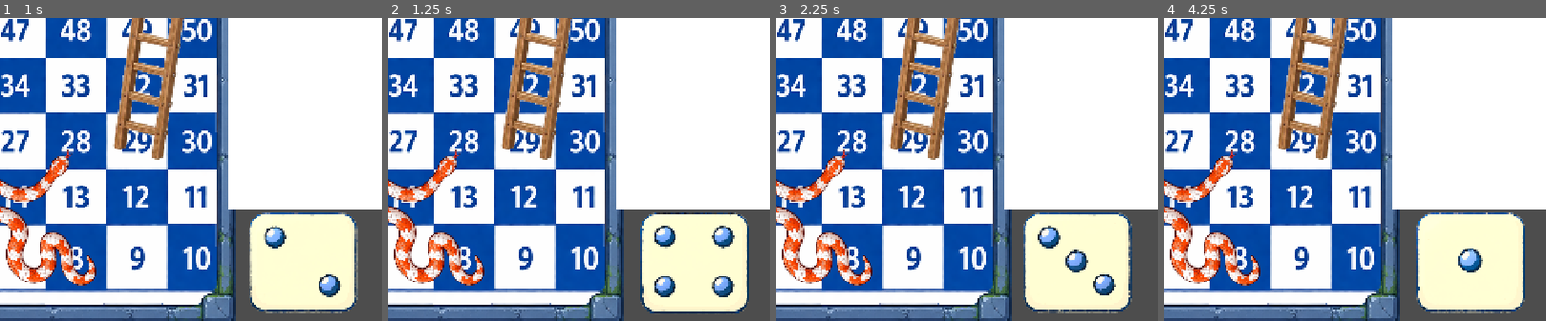
Above: before the commit, frames 1-4 (left to right).
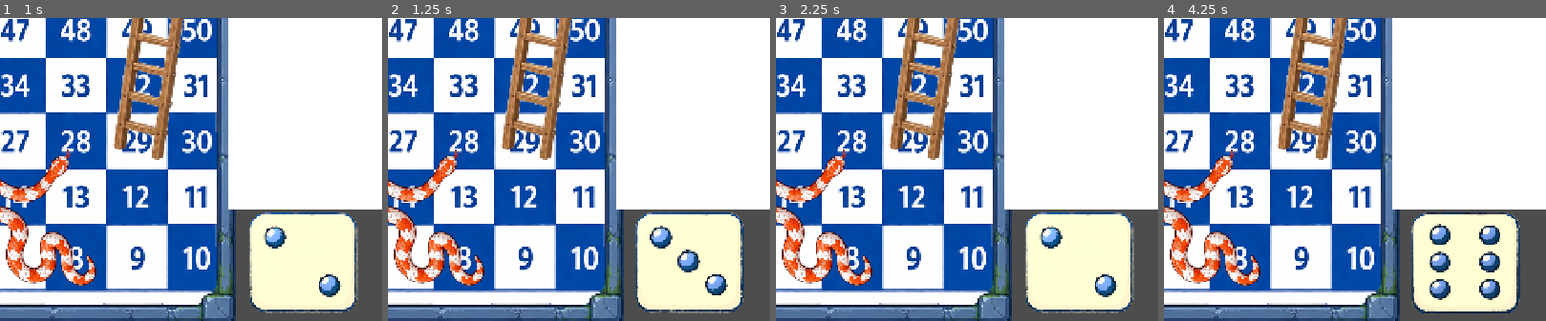
Above: after the commit, the same moments.

Repository: abody2k/snake-and-the-ladder
Game: Godot game, scene res://scenes/main.tscn
Same seed, same stepped clock (60 frames per second), same inputs: the game is played once before the commit and once after it.
Inputs (mouse positions are % of the whole screen's width and height, from its top left):
- Up to frame 1 (1 s): tap Enter at 0.5 s; move the mouse to (90, 90) at 0.52 s; tap Space (playing) at 0.6 s; click (90, 90) at 0.67 s
- Up to frame 2 (1.25 s): no input
- Up to frame 3 (2.25 s): move the mouse to (30, 55) at 1.27 s; tap Space (playing) at 1.35, 2.1 s; click (30, 55) at 1.42 s; move the mouse to (60, 28) at 2.02 s; click (60, 28) at 2.17 s
- Up to frame 4 (4.25 s): move the mouse to (45, 70) at 2.77 s; tap Space (playing) at 2.85, 3.6 s; click (45, 70) at 2.92 s; move the mouse to (80, 65) at 3.52 s; click (80, 65) at 3.67 s
The pictures show only the part of the screen within x 50-100%, y 50-100%; the shares and areas given below are measured in that part.

Frame 1 is identical in both runs. In frame 2, 3.5% of the frame differs, in the area x 64-95%, y 64-98%; in frame 3, 1.7%; in frame 4, 3.9%.
Error before the commit: Invalid call. Nonexistent function 'play' in base 'Nil'. (res://scripts/main.gd:115)
Error after the commit: Invalid call. Nonexistent function 'play' in base 'Nil'. (res://scripts/main.gd:116)

Commit message:
Updated the single player game mode

Diff:
--- a/game/scripts/main.gd
+++ b/game/scripts/main.gd
@@ -4,6 +4,9 @@
 var user_joining_game_ref = JavaScriptBridge.create_callback(user_joining_game)
 var game_updated_ref = JavaScriptBridge.create_callback(game_updated)
 var init_game_ref = JavaScriptBridge.create_callback(init_data)
+var play_ref = JavaScriptBridge.create_callback(single_player_played)
+
+
 var my_turn = false
 var my_ID = "x"
 var room_id = "x"
@@ -18,6 +21,7 @@
 var my_piece
 
 func init_data(args):
+	piece_manager = $pieces
 	print("INITALIZED ALL DATA with this : ")
 	var real_data = JSON.parse_string(args[0])
 	print(real_data)
@@ -48,15 +52,12 @@
 		window_js.userJoined = user_joining_game_ref
 		window_js.gameUpdated = game_updated_ref
 		window_js.init = init_game_ref
+		window_js.played = play_ref
 
 
-func _process(delta):
-
-	if Input.is_action_just_pressed("playing"):
-		play()
 
 
-var piece_manager
+var piece_manager : Node2D
 
 
 
@@ -112,26 +113,9 @@
 	$dice.play("moving")
 					#plyrPos: arr,
 				#pcPos: pcArr
-	var raw_data = window_js.play(room_id)
-
-	if playing_against_AI:
-		var data = JSON.parse_string(raw_data)
-		get_tree().call_group("pieces","queue_free")
-		var ai_piece = PIECE.instantiate()
-		var player_piece = PIECE.instantiate()
-		piece_manager.add_child(ai_piece)
-		piece_manager.add_child(player_piece)
+	window_js.play(room_id)
 
 
-		if (data.pcPos as Array).size() ==2:
-			ai_piece.set_pos(data.pcPos[1])
-		else:
-			ai_piece.set_pos(data.pcPos[0])
-
-		if (data.plyrPos as Array).size() ==2:
-			player_piece.set_pos(data.plyrPos[1])
-		else:
-			player_piece.set_pos(data.plyrPos[0])
 
 
 
@@ -147,10 +131,33 @@
 	pass
 
 func _on_dice_clicked(viewport, event, shape_idx):
-	if not my_turn:
+	if not my_turn and not playing_against_AI:
 		return
 
 	if event is InputEventMouseButton:
 		print(event)
-		if (event as InputEventMouseButton).button_index == 1:
+		if (event as InputEventMouseButton).button_index == 1 and (event as InputEventMouseButton).pressed:
 			play()
+
+
+func single_player_played(args):
+
+		var data = JSON.parse_string(args[0])
+
+		get_tree().call_group("pieces","queue_free")
+		var ai_piece = PIECE.instantiate()
+		var player_piece = PIECE.instantiate()
+		piece_manager = $pieces
+		piece_manager.add_child(ai_piece)
+		piece_manager.add_child(player_piece)
+
+
+		if (data.pcPos as Array).size() ==2:
+			ai_piece.set_pos(data.pcPos[1])
+		else:
+			ai_piece.set_pos(data.pcPos[0])
+
+		if (data.plyrPos as Array).size() ==2:
+			player_piece.set_pos(data.plyrPos[1])
+		else:
+			player_piece.set_pos(data.plyrPos[0])
Not shown, changed: .github/workflows/main.yml
Not shown, changed: compose.prod.yaml
Not shown, changed: frontend/snake-and-ladder/src/app.d.ts
Not shown, changed: frontend/snake-and-ladder/src/routes/rooms/[userID]/+page.svelte
Not shown, changed: frontend/snake-and-ladder/src/utils.ts
Not shown, changed: frontend/snake-and-ladder/static/snake-and-the-ladder.html
Not shown, changed: frontend/snake-and-ladder/static/snake-and-the-ladder.pck
